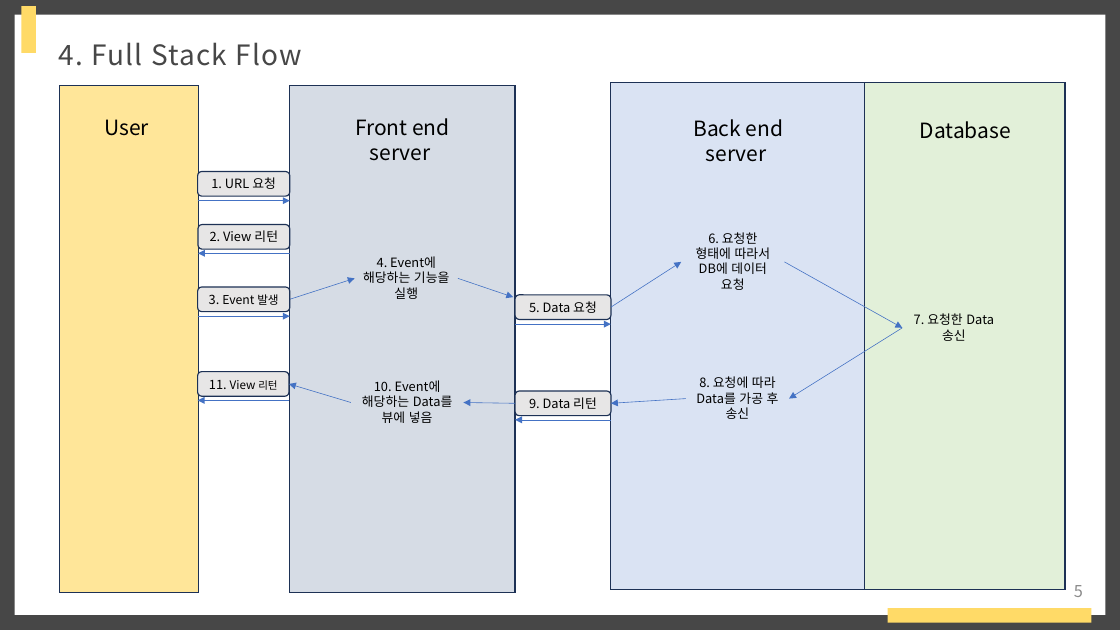
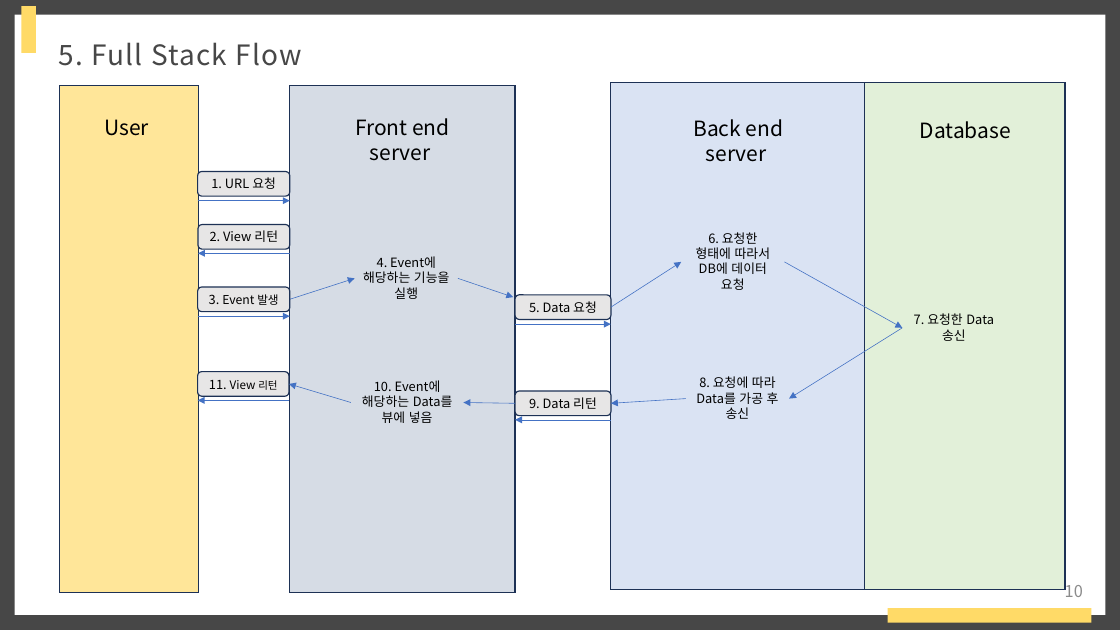
Before and after one commit to raccoon-coding/Eins-Internship, a slide deck: slide 10 of 아인스에스엔시 발표.pptx (slide 5 before the commit). Drawn at 1120x630 pixels with LibreOffice and Linux fonts; fonts in the diff are those of the drawing. Boxes give left, top, right and bottom in pixels: in the first picture for what was removed or moved away, otherwise in the second. Text is boxed around its words. In the diff, an @@ line names an element or a change of style, - is before the commit and + after.

```diff
--- a/아인스에스엔시 발표.pptx
+++ b/아인스에스엔시 발표.pptx
@@ text at (x1=59, y1=42, x2=302, y2=66): text changed @@
-4. Full Stack Flow
+5. Full Stack Flow
@@ page number at (x1=1065, y1=581, x2=1083, y2=597): text changed @@
-5
+10
```
Also in this commit, not shown: 11 other slides changed, 5 slides added, 13 other files.
